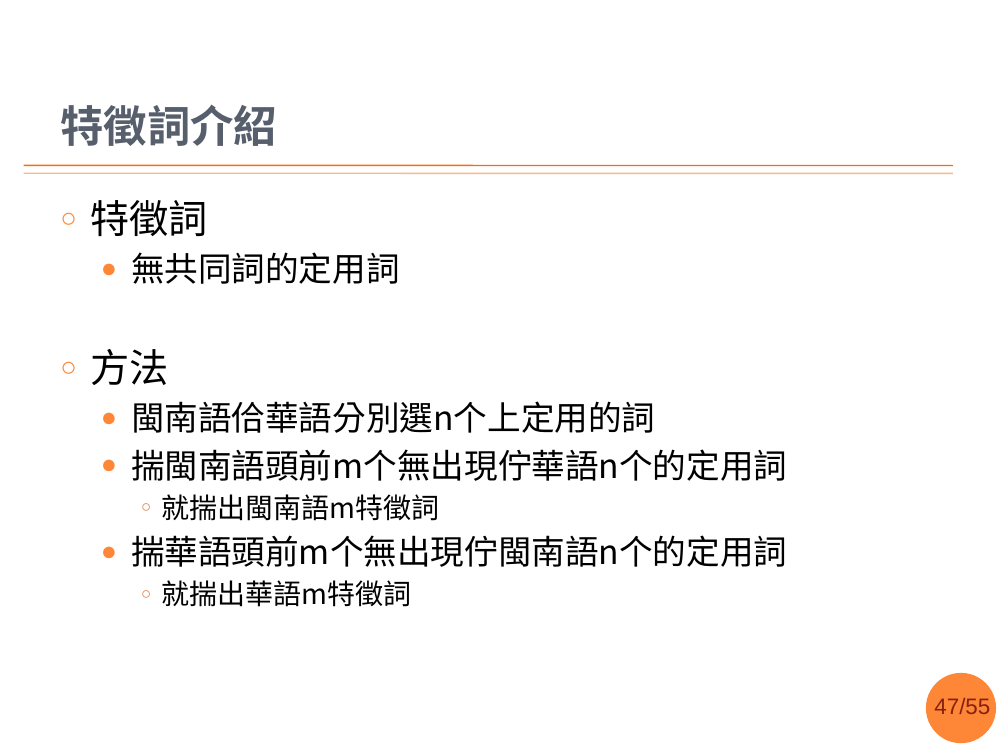
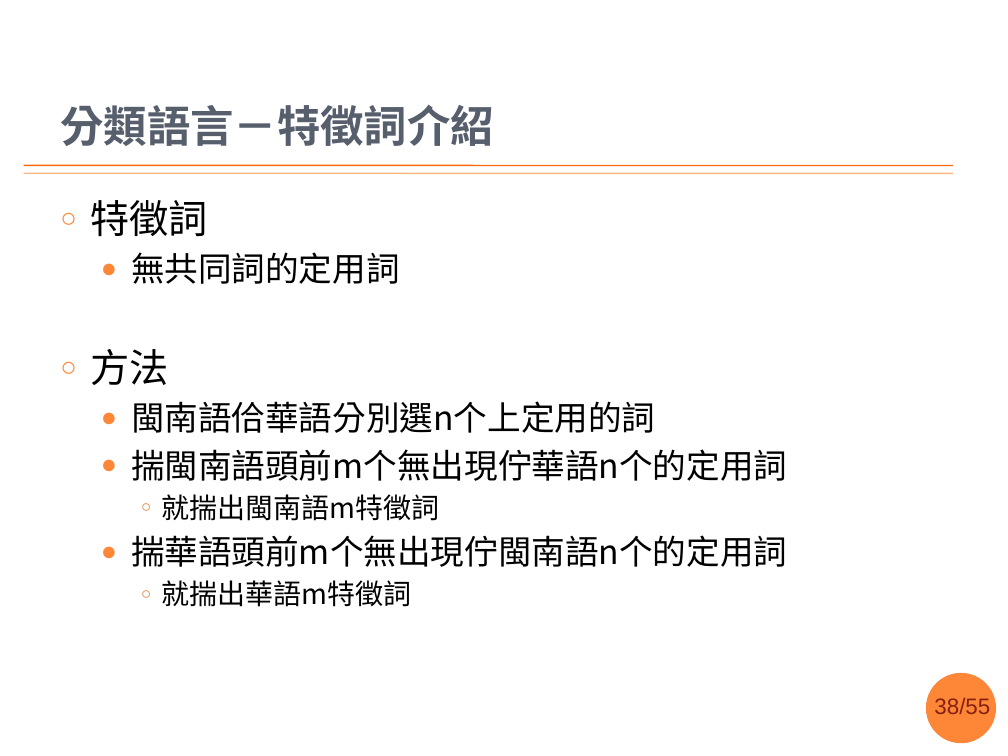
Before and after one commit to sih4sing5hong5/po3-ko3_tau5-iann2-phinn3, a slide deck: slide 38 of 翻譯報告.pptx (slide 47 before the commit). Drawn at 1008x756 pixels with LibreOffice and Linux fonts; fonts in the diff are those of the drawing; background and template pictures are left out. Boxes give left, top, right and bottom in pixels: in the first picture for what was removed or moved away, otherwise in the second. Text is boxed around its words. In the diff, an @@ line names an element or a change of style, - is before the commit and + after.

```diff
--- a/翻譯報告.pptx
+++ b/翻譯報告.pptx
@@ title at [60,105,494,146]: text changed @@
-特徵詞介紹
+分類語言－特徵詞介紹
@@ page number at [934,698,990,714]: text changed @@
-47/55
+38/55
```
Also in this commit, not shown: 11 other slides changed, 7 slides added.
